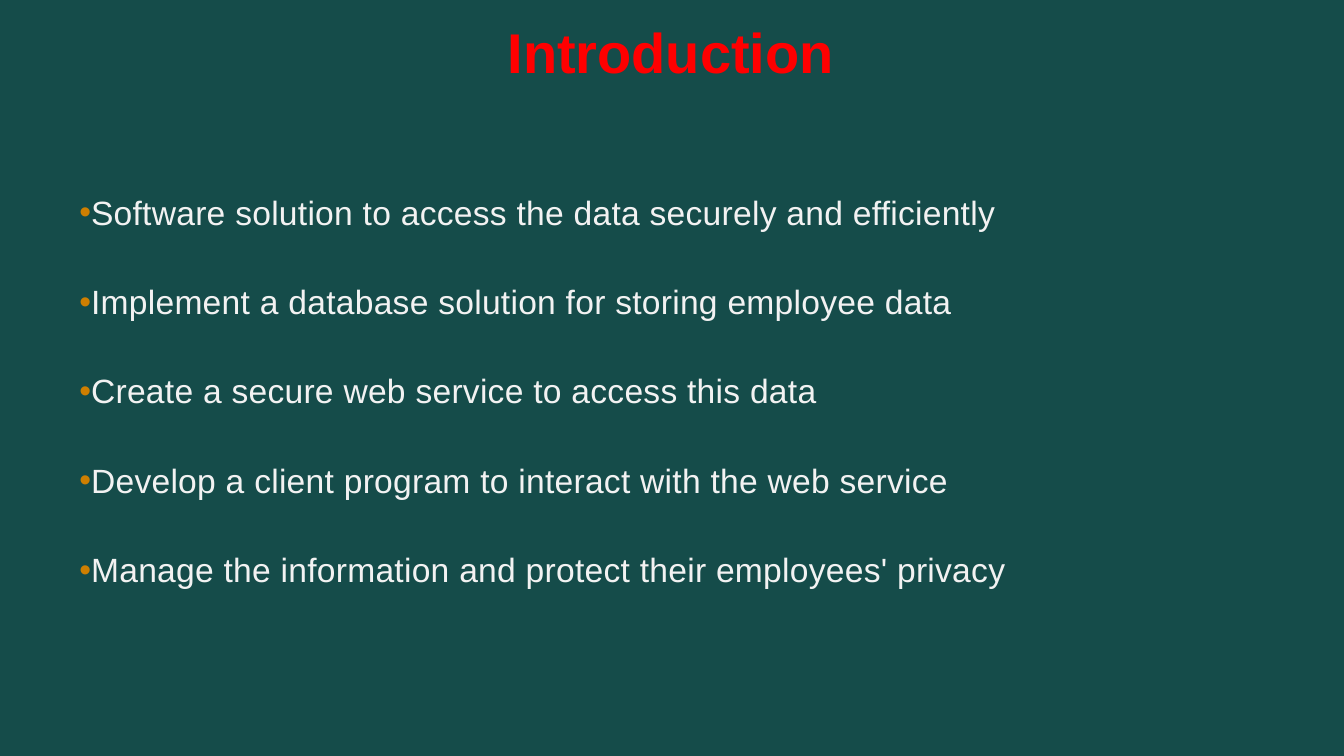
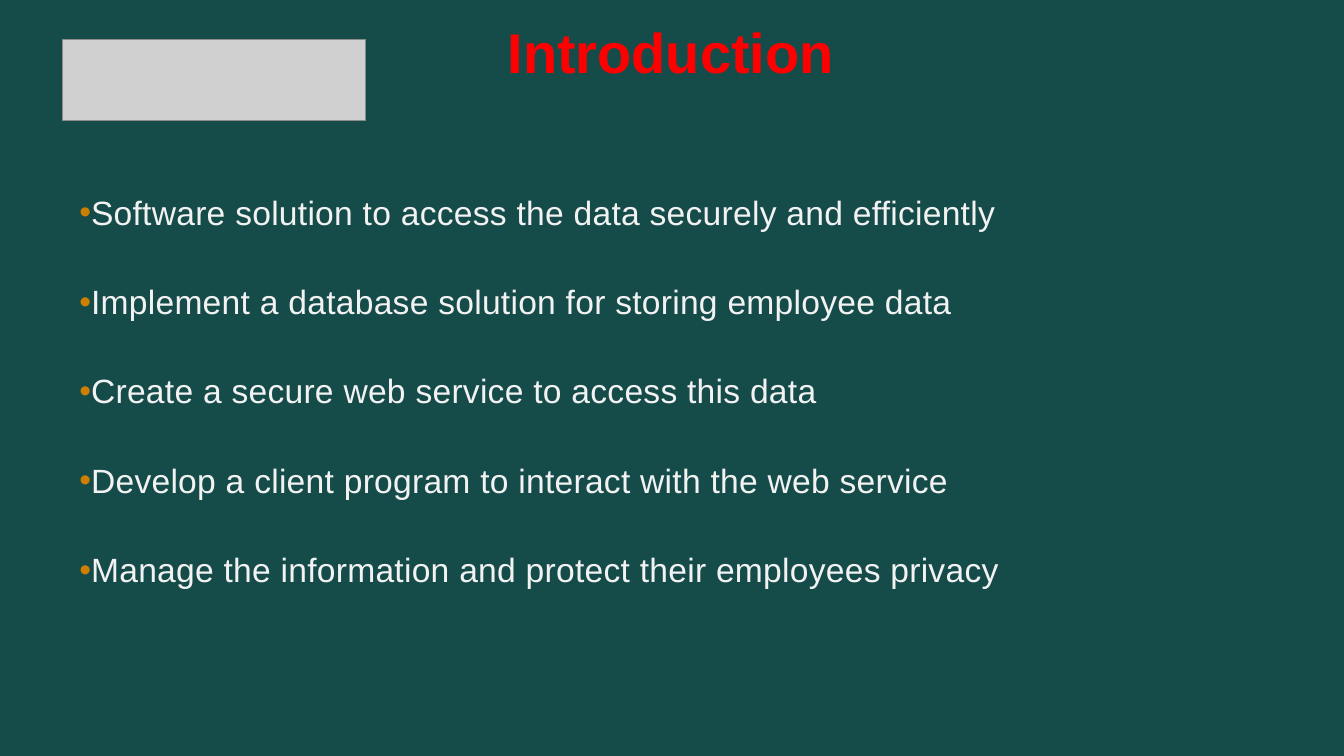
Before and after one commit to akshat-pareek/EmployeemanagementApplication, a slide deck: slide 3 of Capstone.pptx. Drawn at 1344x756 pixels with LibreOffice and Linux fonts; fonts in the diff are those of the drawing; grey boxes stand for pictures. Boxes give left, top, right and bottom in pixels: in the first picture for what was removed or moved away, otherwise in the second. Text is boxed around its words. In the diff, an @@ line names an element or a change of style, - is before the commit and + after.

```diff
--- a/Capstone.pptx
+++ b/Capstone.pptx
@@ picture added at box(63, 39, 365, 121) @@
@@ text at box(79, 557, 998, 589): text changed @@
-• Manage the information and protect their employees' privacy
+• Manage the information and protect their employees privacy
```
Also in this commit, not shown: 16 other slides changed, 1 slide added.
